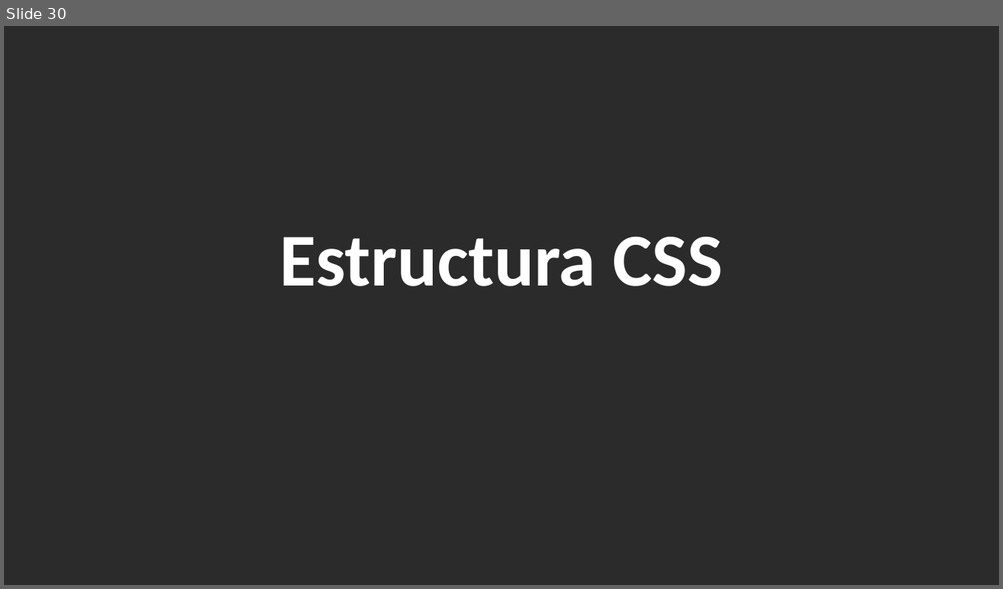
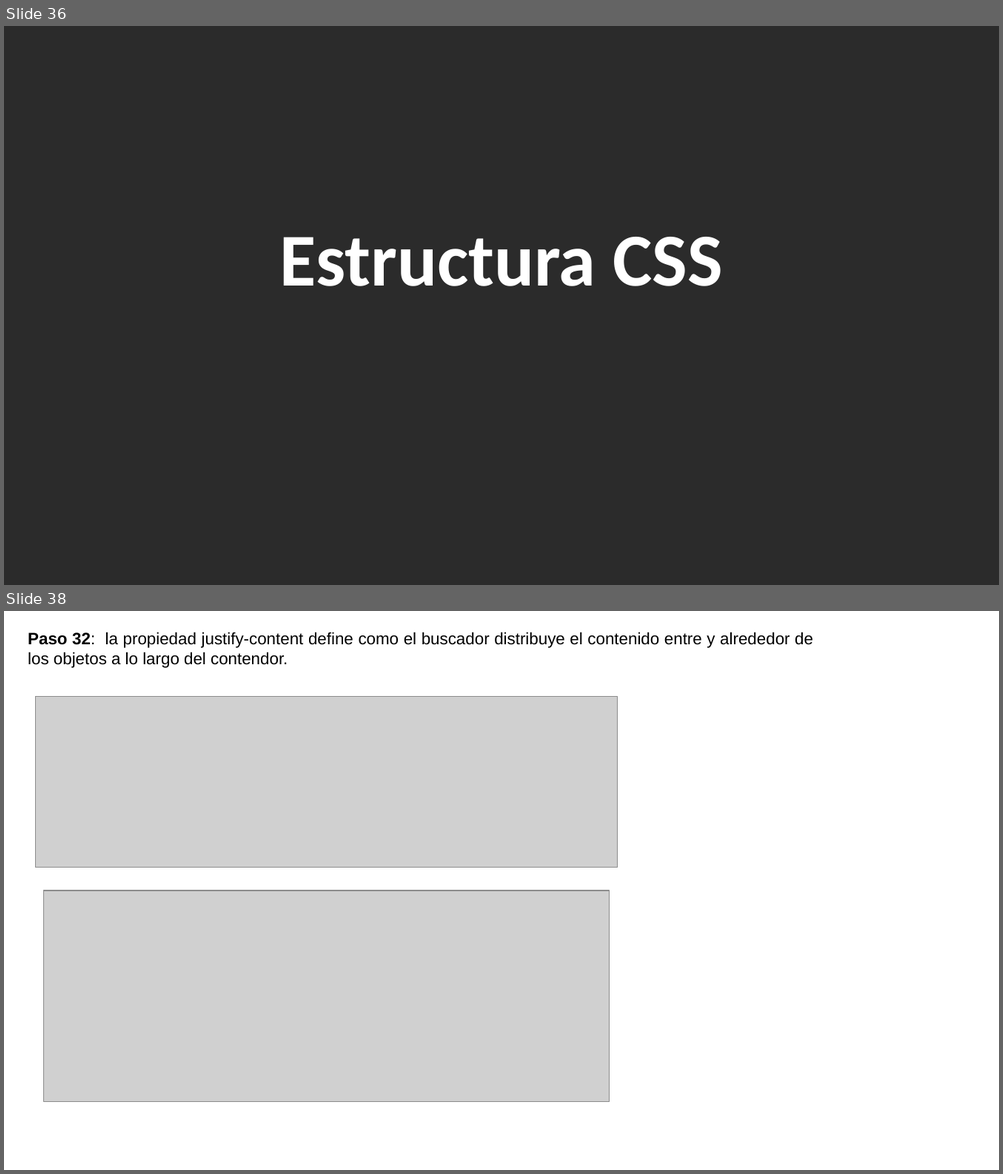
Before and after one commit to ADS02023/tecladoVirtual, a slide deck: Teclado.pptx. Shown one above the other, each under a label of ours: slide 30 before the commit, slides 36 and 38 after it; the slides between them are not shown. The pictures are 1003x589 and 1003x1174 pixels, drawn with LibreOffice and Linux fonts; fonts in the diff are those of the drawing; grey boxes stand for pictures; background and template pictures are left out; a plain dark background stands for a picture behind light text. Boxes give left, top, right and bottom in pixels: in the first picture for what was removed or moved away, otherwise in the second. Text is boxed around its words. In the diff, an @@ line names an element or a change of style, - is before the commit and + after.

```diff
--- a/Teclado.pptx
+++ b/Teclado.pptx
@@ slide 38 added at bbox=[4, 611, 999, 1170], background picture (left out) @@
@@ text added at bbox=[28, 632, 813, 668], 16 pt, text #000000 @@
+Paso 32: la propiedad justify-content define como el buscador distribuye el contenido entre y alrededor de los objetos a lo largo del contendor.
@@ picture added at bbox=[35, 697, 617, 868] @@
@@ picture added at bbox=[43, 891, 609, 1102] @@
@@ what was slide 30 is now slide 36 @@
```
Also in this commit, not shown: 16 slides changed, 13 other slides added, 4 slides removed, 5 other files.
